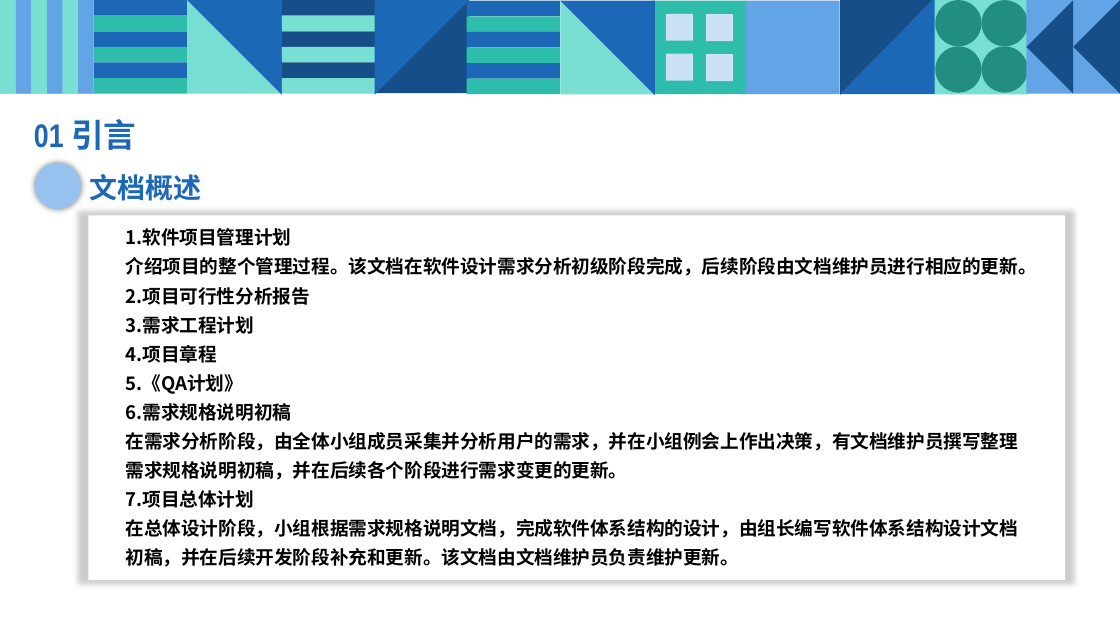
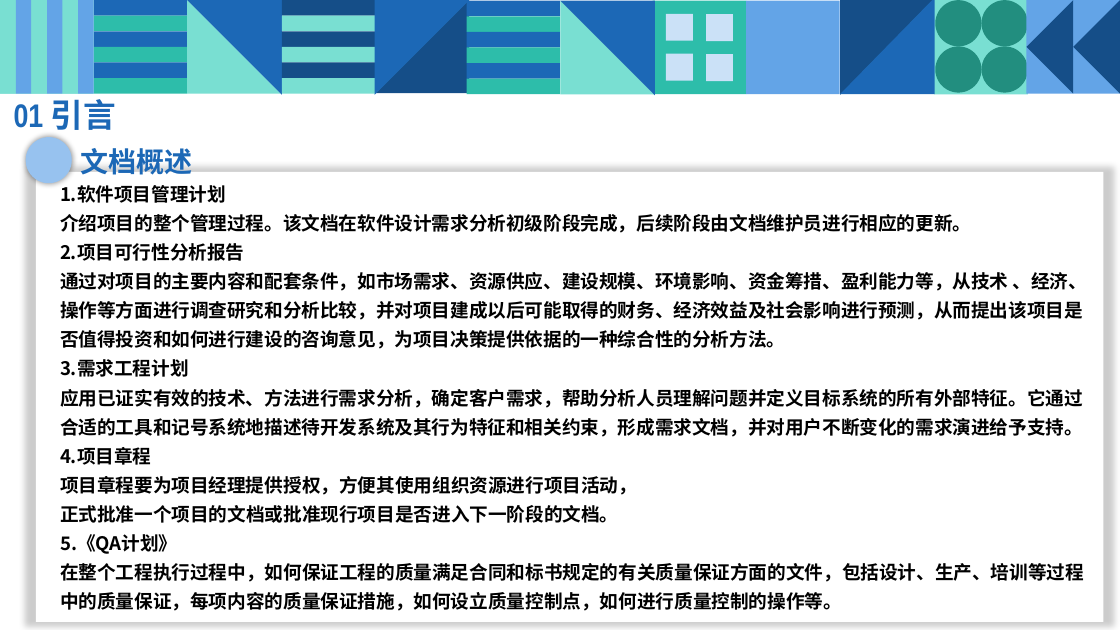
Before and after one commit to JanHonan/store, a slide deck: slide 5 of ppt/PRD2017-G2-项目计划PPT.pptx. Drawn at 1120x630 pixels with LibreOffice and Linux fonts; fonts in the diff are those of the drawing. Boxes give left, top, right and bottom in pixels: in the first picture for what was removed or moved away, otherwise in the second. Text is boxed around its words. In the diff, an @@ line names an element or a change of style, - is before the commit and + after.

Commit message:
项目计划  1.0.4.171028   项目计划ppt    1.0.4.171028   版本号命名规范

```diff
--- a/ppt/PRD2017-G2-项目计划PPT.pptx
+++ b/ppt/PRD2017-G2-项目计划PPT.pptx
@@ text "01 引言": place and size @@
-text "01 引言" at <box>34,119,136,150</box>
+text "01 引言" at <box>14,99,116,130</box>
@@ ellipse: place and size @@
-ellipse at <box>34,163,81,209</box>
+ellipse at <box>26,137,72,183</box>
@@ text "文档概述": place and size @@
-text "文档概述" at <box>89,174,201,201</box>
+text "文档概述" at <box>80,148,192,175</box>
@@ rectangle: place and size @@
-rectangle at <box>88,215,1065,580</box>
+rectangle at <box>36,172,1104,623</box>
@@ text "1.软件项目管理计划": place and size @@
-text "1.软件项目管理计划" at <box>126,228,1037,567</box>
+text "1.软件项目管理计划" at <box>60,185,1087,611</box>
@@ text at <box>60,272,1087,349</box>: paragraph added @@
+通过对项目的主要内容和配套条件，如市场需求、资源供应、建设规模、环境影响、资金筹措、盈利能力等，从技术 、经济、操作等方面进行调查研究和分析比较，并对项目建成以后可能取得的财务、经济效益及社会影响进行预测，从而提出该项目是否值得投资和如何进行建设的咨询意见，为项目决策提供依据的一种综合性的分析方法。
@@ text at <box>60,389,1083,437</box>: paragraph added @@
+应用已证实有效的技术、方法进行需求分析，确定客户需求，帮助分析人员理解问题并定义目标系统的所有外部特征。它通过合适的工具和记号系统地描述待开发系统及其行为特征和相关约束，形成需求文档，并对用户不断变化的需求演进给予支持。
@@ text at <box>60,476,637,523</box>: paragraphs added @@
+项目章程要为项目经理提供授权，方便其使用组织资源进行项目活动，
+正式批准一个项目的文档或批准现行项目是否进入下一阶段的文档。
@@ text at <box>60,563,1084,611</box>: text changed @@
-6.需求规格说明初稿
-在需求分析阶段，由全体小组成员采集并分析用户的需求，并在小组例会上作出决策，有文档维护员撰写整理需求规格说明初稿，并在后续各个阶段进行需求变更的更新。
-7.项目总体计划
-在总体设计阶段，小组根据需求规格说明文档，完成软件体系结构的设计，由组长编写软件体系结构设计文档初稿，并在后续开发阶段补充和更新。该文档由文档维护员负责维护更新。
+在整个工程执行过程中，如何保证工程的质量满足合同和标书规定的有关质量保证方面的文件，包括设计、生产、培训等过程中的质量保证，每项内容的质量保证措施，如何设立质量控制点，如何进行质量控制的操作等。
```
Also in this commit, not shown: 4 other slides changed, 1 slide added, 2 other files.
